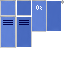
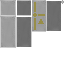
Comparing the layer stacks of the two w=64, h=64 images. Changes:
added layer "Копия Work #1" above "Secure" over (x1=1, y1=1, x2=61, y2=47)
hid "O2", painted on it over (x1=1, y1=1, x2=61, y2=47)
showed "Work" over (x1=1, y1=1, x2=61, y2=47)
